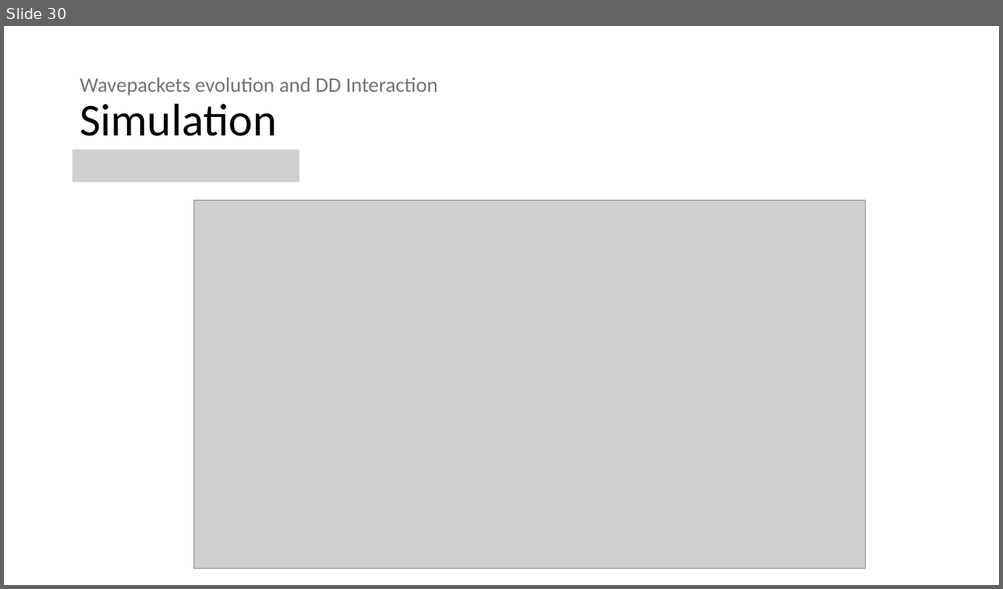
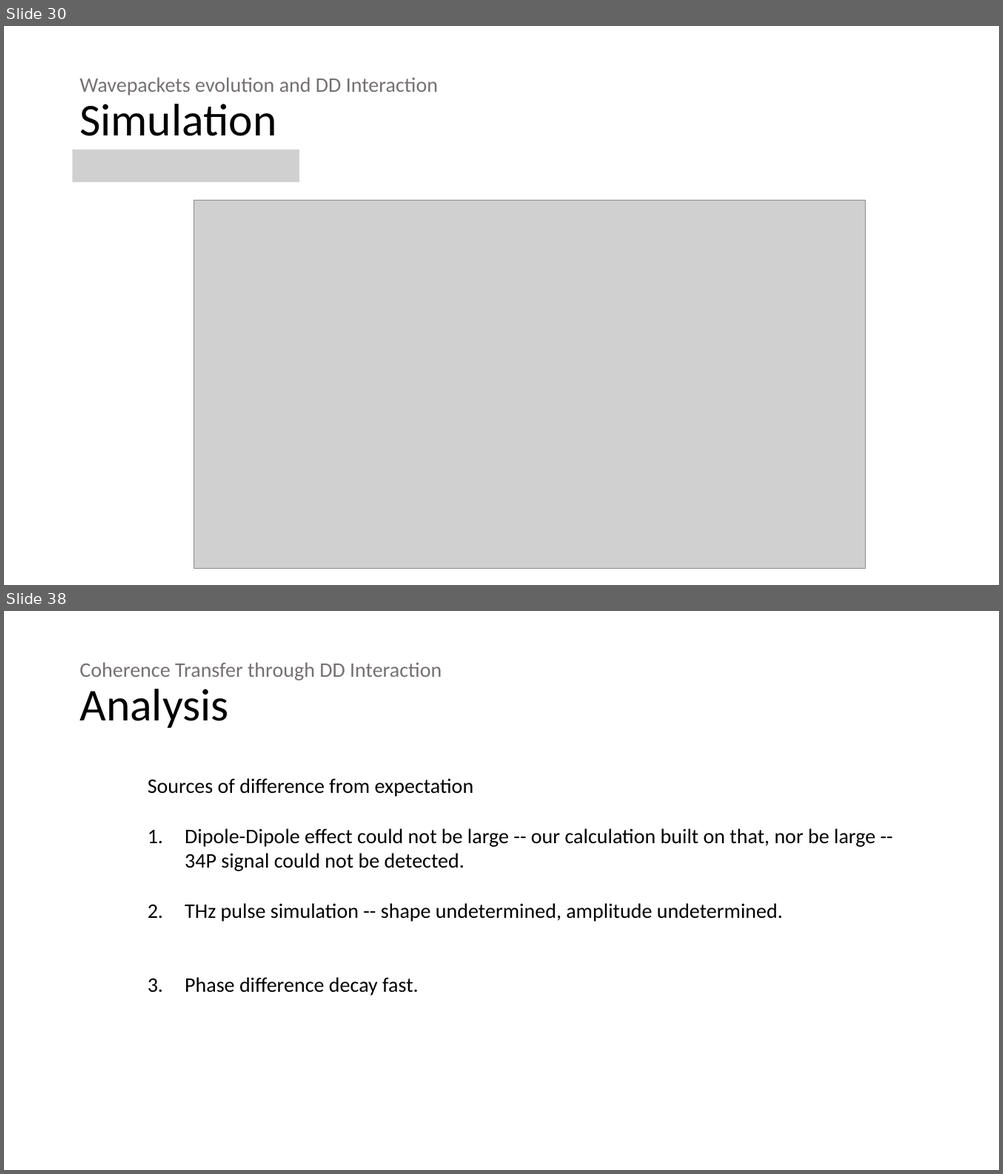
Before and after one commit to 545zhou/PHD-thesis, a slide deck: Presentation1.pptx. Shown one above the other, each under a label of ours: slide 30 before the commit, slides 30 and 38 after it; the slides between them are not shown. The pictures are 1003x589 and 1003x1174 pixels, drawn with LibreOffice and Linux fonts; fonts in the diff are those of the drawing; grey boxes stand for pictures. Boxes give left, top, right and bottom in pixels: in the first picture for what was removed or moved away, otherwise in the second. Text is boxed around its words. In the diff, an @@ line names an element or a change of style, - is before the commit and + after.

```diff
--- a/Presentation1.pptx
+++ b/Presentation1.pptx
@@ slide 38 added at (x1=4, y1=611, x2=999, y2=1170), background #FFFFFF @@
@@ title added at (x1=79, y1=662, x2=441, y2=728), 20 pt, text #767171 @@
+Coherence Transfer through DD Interaction
+Analysis
@@ text added at (x1=148, y1=778, x2=875, y2=996), 20 pt, text #000000 @@
+Sources of difference from expectation
+1. Dipole-Dipole effect could not be large -- our calculation built on that, nor be large -- 34P signal could not be detected.
+2. THz pulse simulation -- shape undetermined, amplitude undetermined.
+3. Phase difference decay fast.
```
Also in this commit, not shown: 2 slides changed, 8 other slides added, 1 slide removed.
